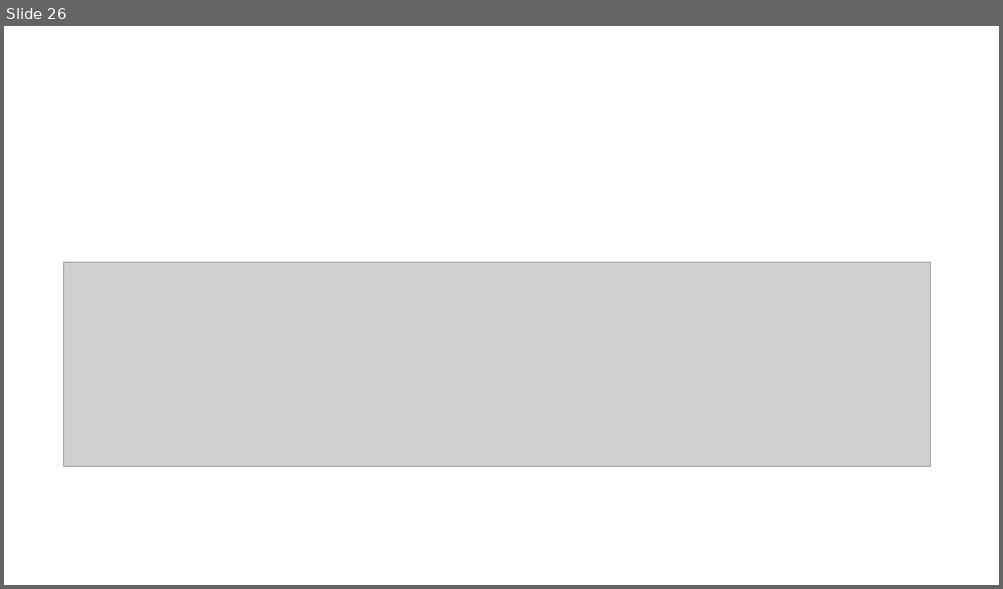
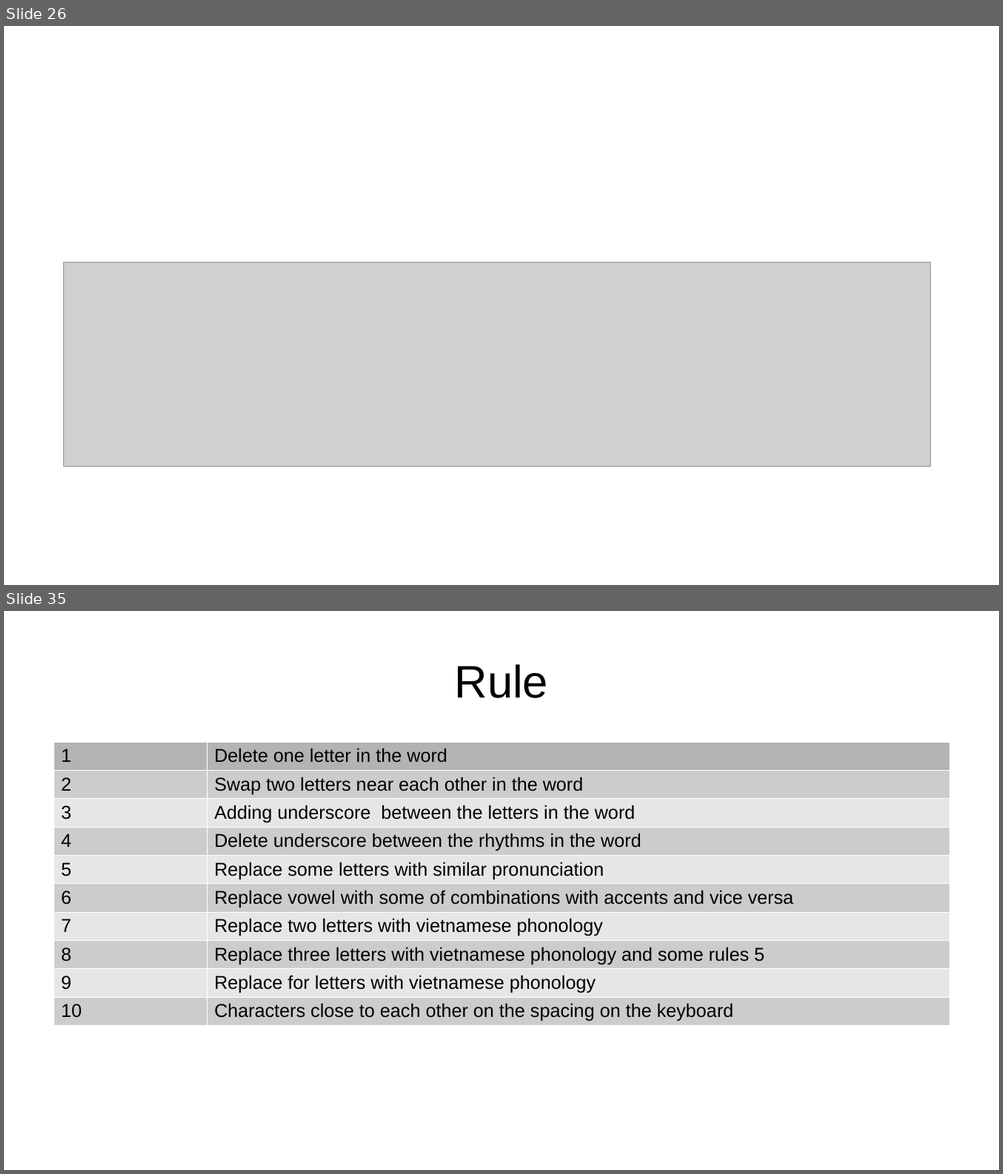
Before and after one commit to manhcntt21/TextNormSeq2Seq, a slide deck: Presentation1.pptx. Shown one above the other, each under a label of ours: slide 26 before the commit, slides 26 and 35 after it; the slides between them are not shown. The pictures are 1003x589 and 1003x1174 pixels, drawn with LibreOffice and Linux fonts; fonts in the diff are those of the drawing; grey boxes stand for pictures. Boxes give left, top, right and bottom in pixels: in the first picture for what was removed or moved away, otherwise in the second. Text is boxed around its words. In the diff, an @@ line names an element or a change of style, - is before the commit and + after.

```diff
--- a/Presentation1.pptx
+++ b/Presentation1.pptx
@@ slide 35 added at [4,611,999,1170], background #FFFFFF @@
@@ text added at [455,664,549,698], 44 pt, text #000000 @@
+Rule
@@ table added at [54,741,949,1025], 10 rows, 2 columns @@
+1 | Delete one letter in the word
+2 | Swap two letters near each other in the word
+3 | Adding underscore between the letters in the word
+4 | Delete underscore between the rhythms in the word
+5 | Replace some letters with similar pronunciation
+6 | Replace vowel with some of combinations with accents and vice versa
+7 | Replace two letters with vietnamese phonology
+8 | Replace three letters with vietnamese phonology and some rules 5
+9 | Replace for letters with vietnamese phonology
+10 | Characters close to each other on the spacing on the keyboard
```
Also in this commit, not shown: 10 slides changed, 4 other slides added.
